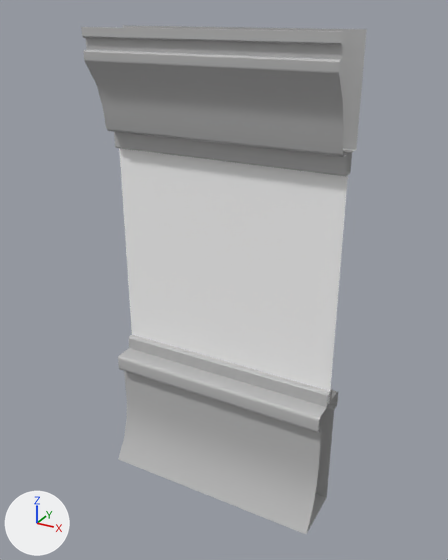
What one commit did to the FBX model Assets/Meshes/SM_window_straight.fbx.
Before and after are seen from a 50 mm lens placed at (3.31, -3.83, 4.11), pointed at (1.02, 0.32, 2.04). The axes (+X, +Y, +Z) are drawn at lower left. The lights are the same throughout. Where no turn or scale is listed for an object, it has been applied to the vertices.
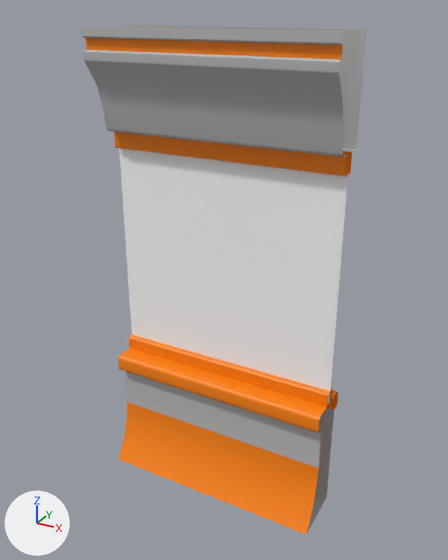
The newer file is also rescaled (x0.01) as a whole; pictures and numbers use the older file's frame.

Location of each change, (x1, y1, x2, y2) in pixels of the pictures (448 x 560 px):
part 1 of me_mesh, recoloured (grey to orange): (118, 335, 338, 433) in both
part 2 of me_mesh, recoloured: (114, 132, 352, 176) in both
part 3 of me_mesh, recoloured (grey to orange): (118, 402, 319, 534) in both
part 4 of me_mesh, recoloured (grey to orange): (86, 38, 343, 60) in both

The change, as a list of edits to the scene's bpy script:
```text
Add mat_lambert3:
    mat_lambert3 = principled_material('lambert3')
    mat_lambert3.base_color = (1.0, 0.234, 0.0)  # orange #ff8500
Change me_mesh:
    where me_mesh.from_pydata(...)  # 116 vertices, 56 faces; spans x 0.0..2.0, y 0.0..0.58, z 0.0..3.98
    used by ob_polysurface22; location = (0.0, 0.0, 0.0)
    me_mesh part 1: all 21 faces centred in x 1.0, y 0.12..0.58, z 0.96..1.24 switch from mat_lambert1 (grey #bcbcbc) to mat_lambert3 (orange #ff8500)
    me_mesh part 2: all 5 faces centred in x 1.0, y 0.3..0.4, z 3.04..3.12 switch from mat_lambert1 (grey #bcbcbc) to mat_lambert3 (orange #ff8500)
    me_mesh part 3: all 3 faces centred in x 1.0, y 0.06..0.19, z 0.09..0.47 switch from mat_lambert1 (grey #bcbcbc) to mat_lambert3 (orange #ff8500)
    me_mesh part 4: the 1 face centred in x 1.0, y 0.04, z 3.86 switches from mat_lambert1 (grey #bcbcbc) to mat_lambert3 (orange #ff8500)
```
